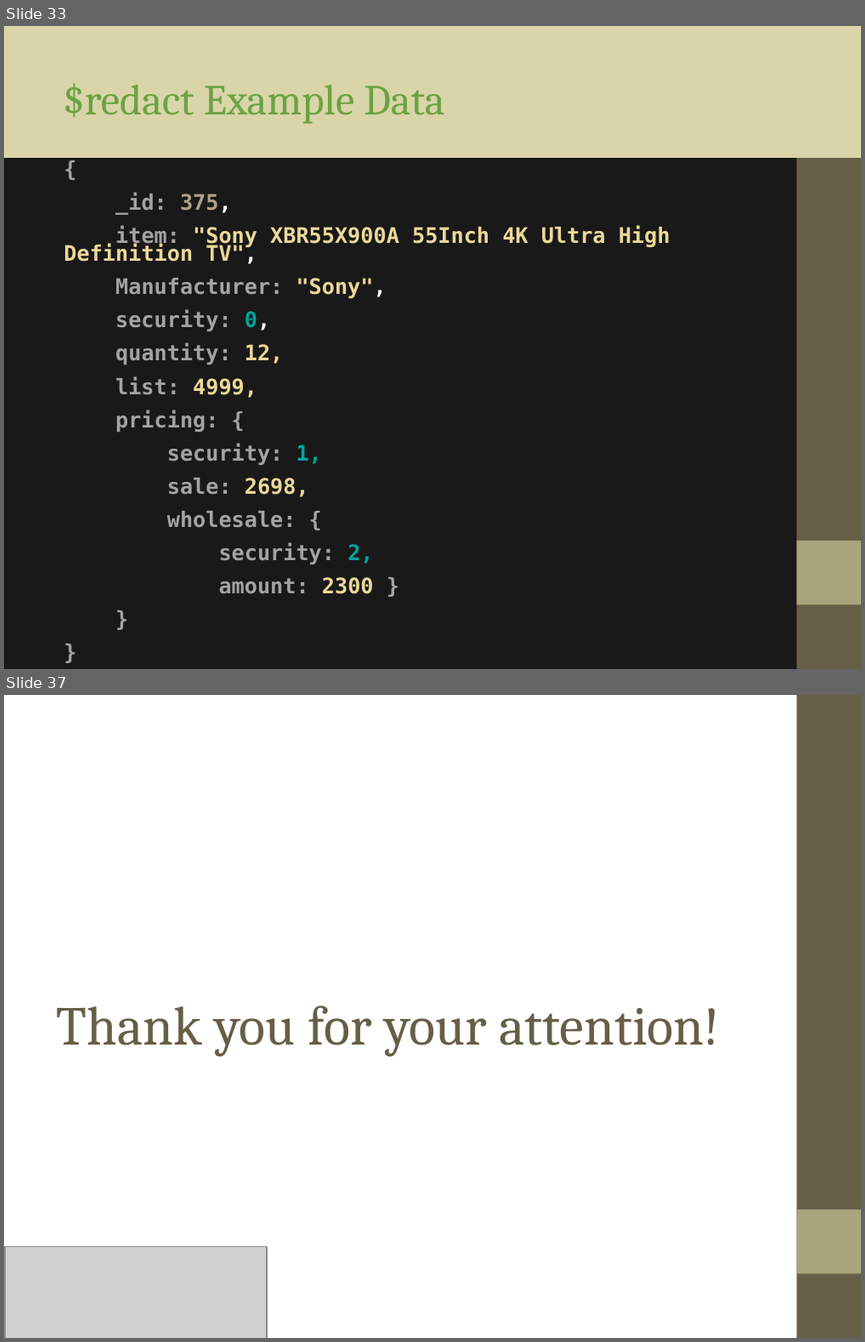
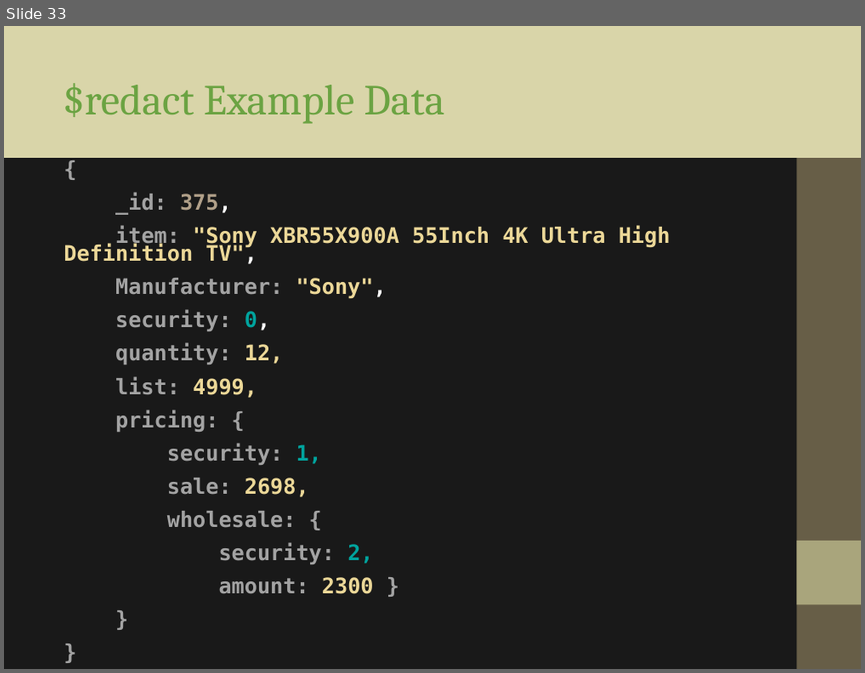
Before and after one commit to gjagadeesan/mongotraining, a slide deck: Training_ppt/Mongodb class 9.ppt. Shown one above the other, each under a label of ours: slides 33 and 37 before the commit, slide 33 after it; the slides between them are not shown. The pictures are 865x1342 and 865x673 pixels, drawn with LibreOffice and Linux fonts; fonts in the diff are those of the drawing; grey boxes stand for pictures; background and template pictures are left out. Boxes give left, top, right and bottom in pixels: in the first picture for what was removed or moved away, otherwise in the second. Text is boxed around its words. In the diff, an @@ line names an element or a change of style, - is before the commit and + after.

```diff
--- a/Training_ppt/Mongodb class 9.ppt
+++ b/Training_ppt/Mongodb class 9.ppt
@@ slide 37 removed at (x1=4, y1=695, x2=861, y2=1338), background picture (left out); not listed: 2 template elements that a slide beside it also shows @@
@@ title removed at (x1=57, y1=1005, x2=720, y2=1056) @@
-Thank you for your attention!
@@ picture removed at (x1=5, y1=1246, x2=267, y2=1338) @@
```
Also in this commit, not shown: 17 slides changed, 12 other files.
